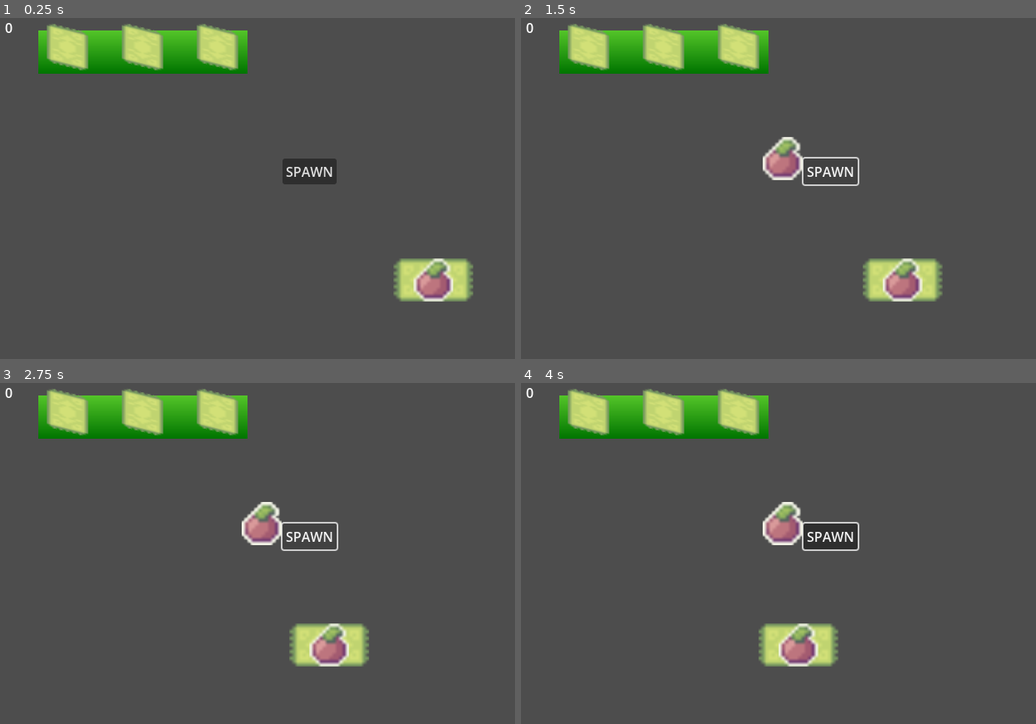
Above: before the commit, frames 1-4 (two rows, left to right).
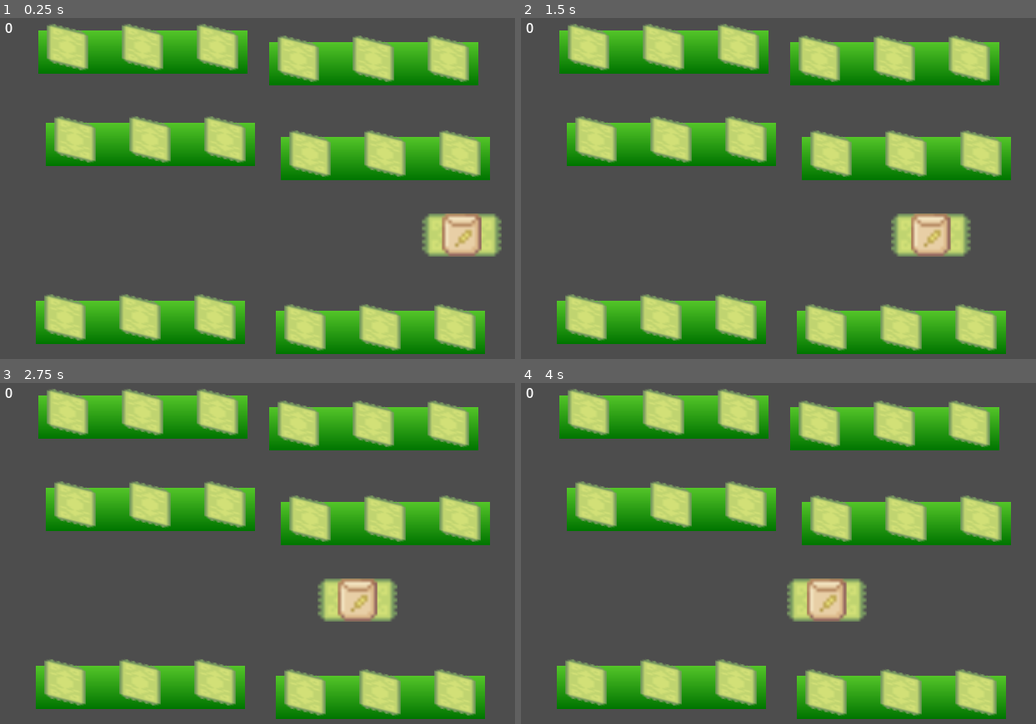
Above: after the commit, the same moments.

Repository: andrewcrisp/shelfsortinggame
Game: Godot game, scene res://scenes/level.tscn
Two runs of this game, one before a commit and one after it. Both use one fixed random seed, a clock stepped at 60 frames per second and the inputs below.
Inputs (mouse positions are in pixels of both pictures, inside the frame that each line leads up to):
- Up to frame 1 (0.25 s): no input
- Up to frame 2 (1.5 s): click (830, 171) at 0.5 s, where only the run before the commit has a clickable "SPAWN"; click (830, 171) at 1.25 s, where only the run before the commit has a clickable "SPAWN"
- Up to frame 3 (2.75 s): click (309, 536) at 2 s, where only the run before the commit has a clickable "SPAWN"
- Up to frame 4 (4 s): move the mouse to (850, 645) at 2.77 s; click (850, 645) at 2.85 s; move the mouse to (783, 522) at 3.52 s; click (783, 522) at 3.6 s

The runs differ from the first frame. In frame 1, 31% of the frame differs, in the area x 6-98%, y 5-99%; in frame 2, 31%; in frame 3, 31%; in frame 4, 31%, in the area x 6-96%, y 5-99%.

Commit message:
Add some grocery items

Diff:
--- /dev/null
+++ b/scenes/groceries/peach.tscn
@@ -0,0 +1,26 @@
+[gd_scene load_steps=4 format=3 uid="uid://cl8qph8d6oahf"]
+
+[ext_resource type="Texture2D" uid="uid://bwcoy7g0bur1j" path="res://assets/Basic_Plants.png" id="1_g0fq7"]
+[ext_resource type="PackedScene" uid="uid://ejbp63rjx3ir" path="res://scenes/sortable.tscn" id="2_8ldjk"]
+
+[sub_resource type="RectangleShape2D" id="RectangleShape2D_qe1dv"]
+
+[node name="peach" type="Node2D"]
+
+[node name="Sprite2D" type="Sprite2D" parent="."]
+texture = ExtResource("1_g0fq7")
+region_enabled = true
+region_rect = Rect2(82, 17, 12, 13)
+
+[node name="Area2D" type="Area2D" parent="."]
+z_index = 1
+collision_layer = 2
+
+[node name="CollisionShape2D" type="CollisionShape2D" parent="Area2D"]
+shape = SubResource("RectangleShape2D_qe1dv")
+
+[node name="sortable" parent="." instance=ExtResource("2_8ldjk")]
+
+[connection signal="area_entered" from="Area2D" to="sortable" method="_on_area_2d_area_entered"]
+[connection signal="mouse_entered" from="Area2D" to="sortable" method="_on_area_2d_mouse_entered"]
+[connection signal="mouse_exited" from="Area2D" to="sortable" method="_on_area_2d_mouse_exited"]
--- a/scenes/peach.tscn
+++ b/scenes/groceries/peach_packet.tscn
@@ -1,16 +1,16 @@
-[gd_scene load_steps=4 format=3 uid="uid://cl8qph8d6oahf"]
+[gd_scene load_steps=4 format=3 uid="uid://cp342b47akqge"]
 
-[ext_resource type="Texture2D" uid="uid://bwcoy7g0bur1j" path="res://assets/Basic_Plants.png" id="1_qe1dv"]
-[ext_resource type="PackedScene" uid="uid://ejbp63rjx3ir" path="res://scenes/sortable.tscn" id="2_3qwa8"]
+[ext_resource type="Texture2D" uid="uid://bwcoy7g0bur1j" path="res://assets/Basic_Plants.png" id="1_ondoq"]
+[ext_resource type="PackedScene" uid="uid://ejbp63rjx3ir" path="res://scenes/sortable.tscn" id="2_32gwj"]
 
 [sub_resource type="RectangleShape2D" id="RectangleShape2D_qe1dv"]
 
 [node name="peach" type="Node2D"]
 
 [node name="Sprite2D" type="Sprite2D" parent="."]
-texture = ExtResource("1_qe1dv")
+texture = ExtResource("1_ondoq")
 region_enabled = true
-region_rect = Rect2(82, 17, 12, 13)
+region_rect = Rect2(2, 18, 12, 13)
 
 [node name="Area2D" type="Area2D" parent="."]
 z_index = 1
--- /dev/null
+++ b/scenes/groceries/wheat.tscn
@@ -0,0 +1,26 @@
+[gd_scene load_steps=4 format=3 uid="uid://dwpaft2txvna5"]
+
+[ext_resource type="Texture2D" uid="uid://bwcoy7g0bur1j" path="res://assets/Basic_Plants.png" id="1_na7wy"]
+[ext_resource type="PackedScene" uid="uid://ejbp63rjx3ir" path="res://scenes/sortable.tscn" id="2_sd28k"]
+
+[sub_resource type="RectangleShape2D" id="RectangleShape2D_qe1dv"]
+
+[node name="peach" type="Node2D"]
+
+[node name="Sprite2D" type="Sprite2D" parent="."]
+texture = ExtResource("1_na7wy")
+region_enabled = true
+region_rect = Rect2(80, 0, 15, 15)
+
+[node name="Area2D" type="Area2D" parent="."]
+z_index = 1
+collision_layer = 2
+
+[node name="CollisionShape2D" type="CollisionShape2D" parent="Area2D"]
+shape = SubResource("RectangleShape2D_qe1dv")
+
+[node name="sortable" parent="." instance=ExtResource("2_sd28k")]
+
+[connection signal="area_entered" from="Area2D" to="sortable" method="_on_area_2d_area_entered"]
+[connection signal="mouse_entered" from="Area2D" to="sortable" method="_on_area_2d_mouse_entered"]
+[connection signal="mouse_exited" from="Area2D" to="sortable" method="_on_area_2d_mouse_exited"]
--- /dev/null
+++ b/scenes/groceries/wheat_packet.tscn
@@ -0,0 +1,26 @@
+[gd_scene load_steps=4 format=3 uid="uid://ctvndyofqfqrq"]
+
+[ext_resource type="Texture2D" uid="uid://bwcoy7g0bur1j" path="res://assets/Basic_Plants.png" id="1_tf8uo"]
+[ext_resource type="PackedScene" uid="uid://ejbp63rjx3ir" path="res://scenes/sortable.tscn" id="2_gwjx6"]
+
+[sub_resource type="RectangleShape2D" id="RectangleShape2D_qe1dv"]
+
+[node name="peach" type="Node2D"]
+
+[node name="Sprite2D" type="Sprite2D" parent="."]
+texture = ExtResource("1_tf8uo")
+region_enabled = true
+region_rect = Rect2(2, 2, 12, 13)
+
+[node name="Area2D" type="Area2D" parent="."]
+z_index = 1
+collision_layer = 2
+
+[node name="CollisionShape2D" type="CollisionShape2D" parent="Area2D"]
+shape = SubResource("RectangleShape2D_qe1dv")
+
+[node name="sortable" parent="." instance=ExtResource("2_gwjx6")]
+
+[connection signal="area_entered" from="Area2D" to="sortable" method="_on_area_2d_area_entered"]
+[connection signal="mouse_entered" from="Area2D" to="sortable" method="_on_area_2d_mouse_entered"]
+[connection signal="mouse_exited" from="Area2D" to="sortable" method="_on_area_2d_mouse_exited"]
--- a/scenes/level.tscn
+++ b/scenes/level.tscn
@@ -1,8 +1,7 @@
-[gd_scene load_steps=7 format=3 uid="uid://botafqrb248p7"]
+[gd_scene load_steps=6 format=3 uid="uid://botafqrb248p7"]
 
 [ext_resource type="Script" uid="uid://bw0xa6hnbpimj" path="res://scripts/level.gd" id="1_mx8sn"]
 [ext_resource type="PackedScene" uid="uid://bd1b7yuh7jh1n" path="res://scenes/shelf.tscn" id="2_ppgk2"]
-[ext_resource type="PackedScene" uid="uid://duxdyd7lkrwli" path="res://scenes/spawn_button.tscn" id="4_klq6b"]
 [ext_resource type="PackedScene" uid="uid://cfwvj4m5wtga" path="res://scenes/score.tscn" id="5_2r41h"]
 [ext_resource type="PackedScene" uid="uid://b5rb3vco0eqhs" path="res://scenes/conveyor.tscn" id="5_ppgk2"]
 [ext_resource type="PackedScene" uid="uid://cvjhx3ftchjyy" path="res://scenes/item_spawner.tscn" id="6_2r41h"]
@@ -10,14 +9,26 @@
 [node name="Level" type="Node2D"]
 script = ExtResource("1_mx8sn")
 
-[node name="SpawnButton" parent="." instance=ExtResource("4_klq6b")]
-position = Vector2(358, 184)
-
 [node name="Shelf" parent="." instance=ExtResource("2_ppgk2")]
 position = Vector2(100, 50)
 
+[node name="Shelf2" parent="." instance=ExtResource("2_ppgk2")]
+position = Vector2(377, 64)
+
+[node name="Shelf3" parent="." instance=ExtResource("2_ppgk2")]
+position = Vector2(97, 375)
+
+[node name="Shelf4" parent="." instance=ExtResource("2_ppgk2")]
+position = Vector2(391, 178)
+
+[node name="Shelf5" parent="." instance=ExtResource("2_ppgk2")]
+position = Vector2(109, 161)
+
+[node name="Shelf6" parent="." instance=ExtResource("2_ppgk2")]
+position = Vector2(385, 387)
+
 [node name="Conveyor" parent="." instance=ExtResource("5_ppgk2")]
-position = Vector2(50, 330)
+position = Vector2(84, 276)
 
 [node name="Score" parent="." instance=ExtResource("5_2r41h")]
 anchors_preset = 0
--- a/scripts/spawner.gd
+++ b/scripts/spawner.gd
@@ -1,5 +1,5 @@
 extends Node2D
-var item
+#var peach
 var level
 
 var scenes = []
@@ -8,6 +8,7 @@
 	SpawnNewItem()
 
 func SpawnNewItem():
+	var item = scenes[RandomNumberGenerator.new().randi() % len(scenes)]
 	var newItem = item.instantiate()
 	#newItem.position = global_position
 	newItem.scale = Vector2(4,4)
@@ -15,4 +16,8 @@
 	return newItem
 
 func _ready() -> void:
-	item = preload("res://scenes/peach.tscn")
+	#peach = preload("res://scenes/groceries/peach.tscn")
+	scenes.append(preload("res://scenes/groceries/peach.tscn"))
+	scenes.append(preload("res://scenes/groceries/wheat.tscn"))
+	scenes.append(preload("res://scenes/groceries/wheat_packet.tscn"))
+	scenes.append(preload("res://scenes/groceries/peach_packet.tscn"))
Not shown: 1 places in scenes/groceries/peach_packet.tscn that only renumber resources
